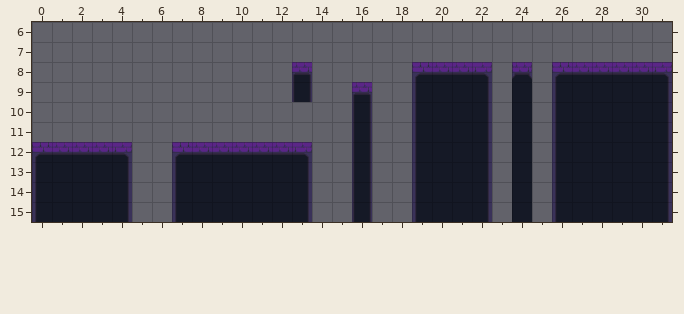
Two states of a Tiled map, assets/data/maps/map_test.tmx. Above is the file before it was changed.
Cells are 32x32 px. Shown: x 0..31, y 6..15.
Now the later version:
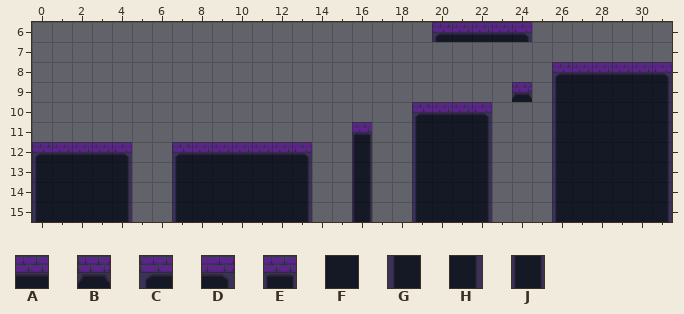
Key: from "castle_tiles": A 2 "SOLID", B 3 "SOLID", C 4 "SOLID", D 5 "SOLID", E 6 "SOLID", F 7 "SOLID", G 8 "SOLID", H 9 "SOLID", J 10 "SOLID".
_ is an empty cell, . an unchanged one.
Changes in this commit:
--- layer "Platforms"
@@ x 20..24 @@
- 6 _____
+ 6 CAAAD
@@ x 13..24 @@
- 8 E.....CAAD.B
- 9 J..E..GFFH.F
-10 ...J..GFFH.F
-11 ...J.......F
-12 ...........F
-13 ...........F
-14 ...........F
-15 ...........F
+ 8 _.....____._
+ 9 _.._..____.B
+10 ..._..CAAD._
+11 ...E......._
+12 ..........._
+13 ..........._
+14 ..........._
+15 ..........._
Pixel boxes of the changes (left, top, right, bottom) in both pictures:
added: (432, 22, 532, 42)
removed: (292, 62, 312, 102)
changed: (412, 62, 492, 117)
changed: (512, 62, 532, 222)
changed: (352, 82, 372, 135)
